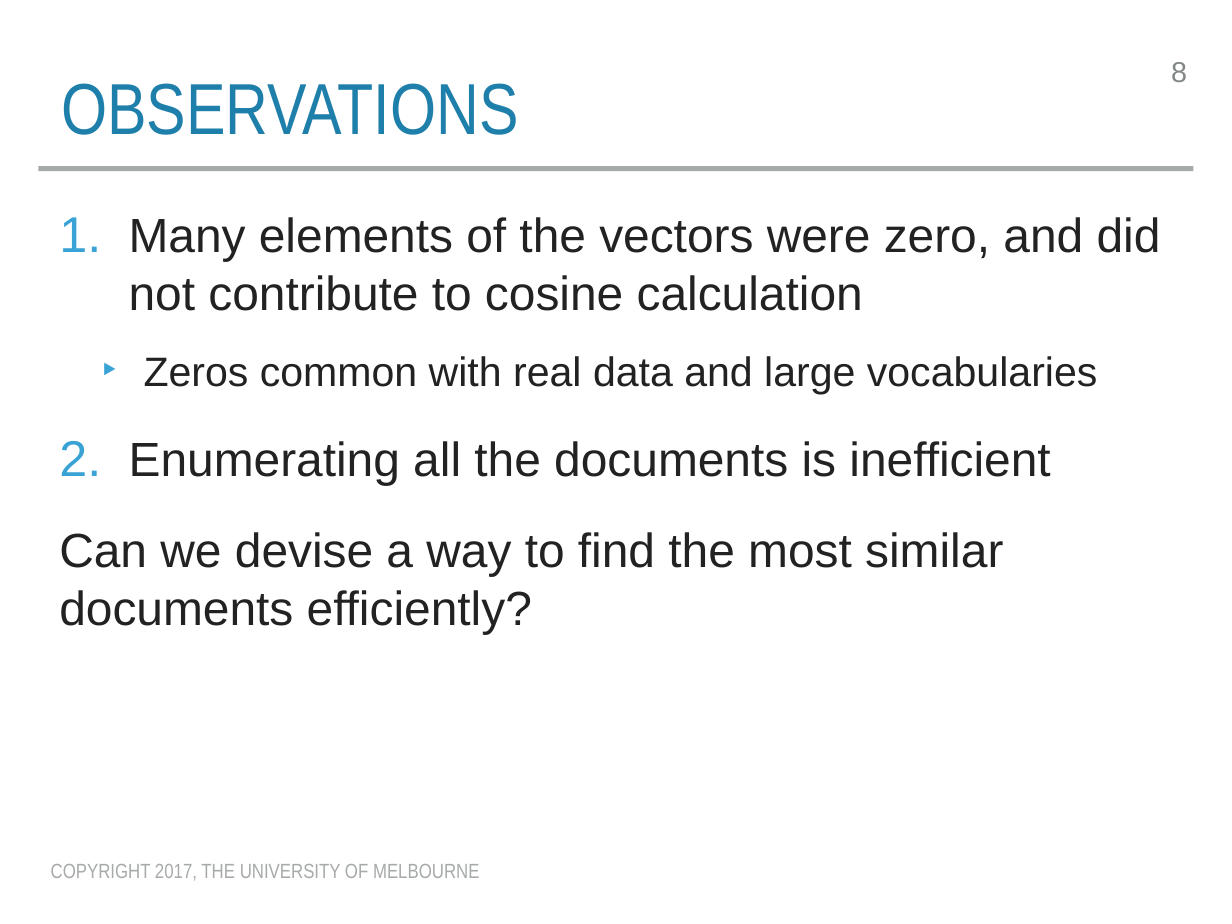
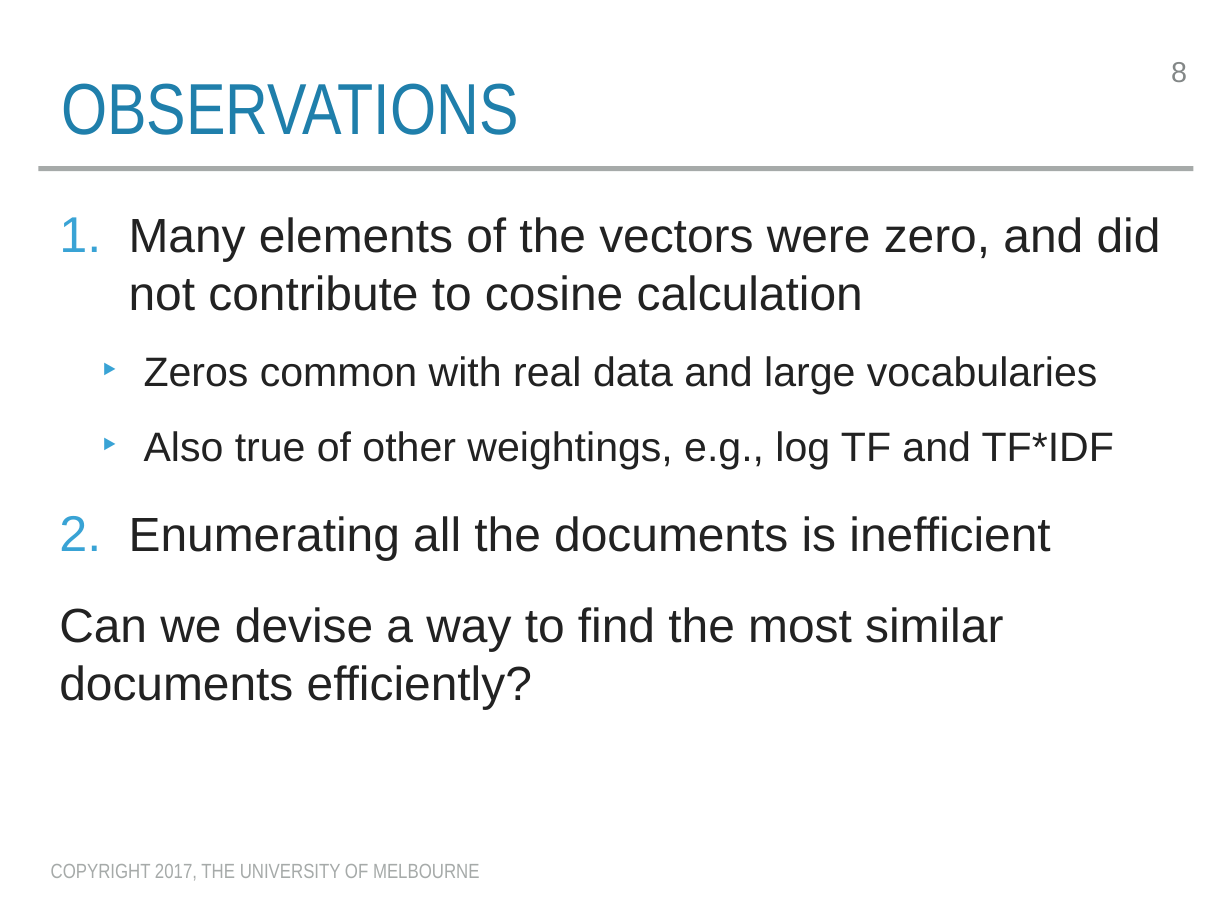
Before and after one commit to trevorcohn/comp90042, a slide deck: slide 8 of slides/WSTA_L16_vsm_eval.pptx. Drawn at 1232x924 pixels with LibreOffice and Linux fonts; fonts in the diff are those of the drawing. Boxes give left, top, right and bottom in pixels: in the first picture for what was removed or moved away, otherwise in the second. Text is boxed around its words. In the diff, an @@ line names an element or a change of style, - is before the commit and + after.

```diff
--- a/slides/WSTA_L16_vsm_eval.pptx
+++ b/slides/WSTA_L16_vsm_eval.pptx
@@ text at [144, 431, 1114, 469]: paragraph added @@
+  ‣ Also true of other weightings, e.g., log TF and TF*IDF
```
Also in this commit, not shown: 7 other slides changed, 1 slide added, 4 other files.
